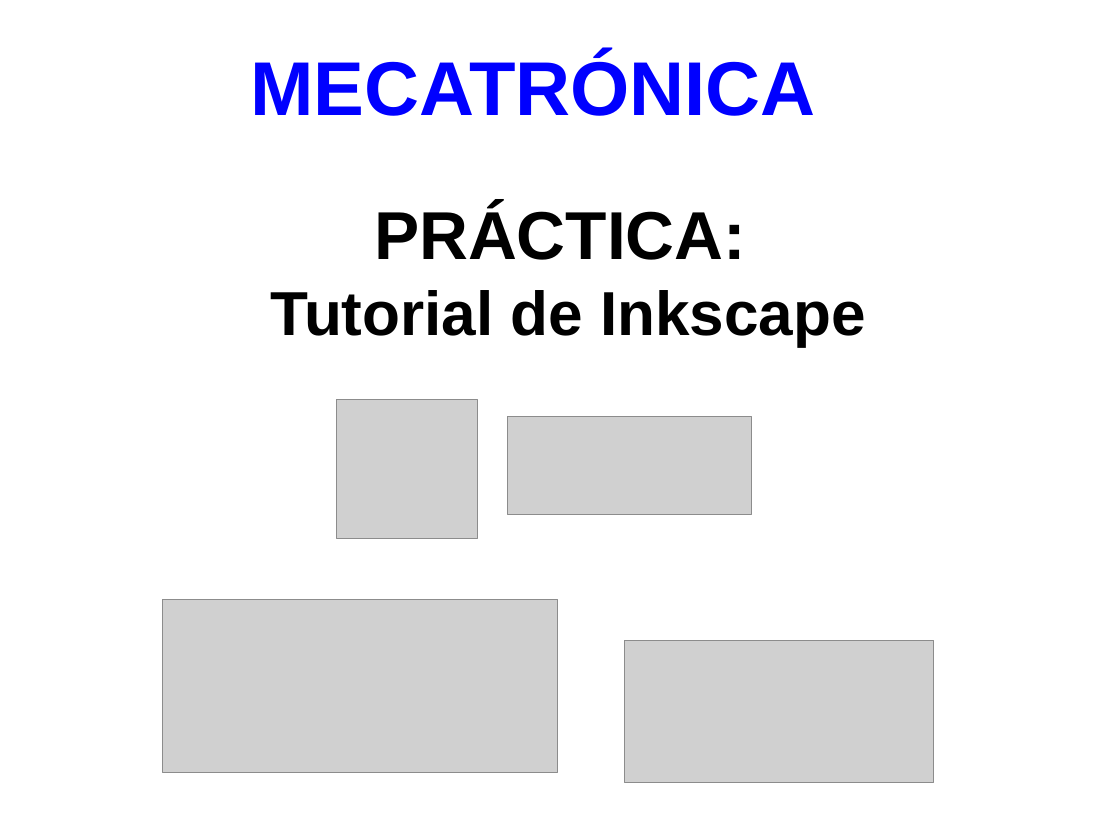
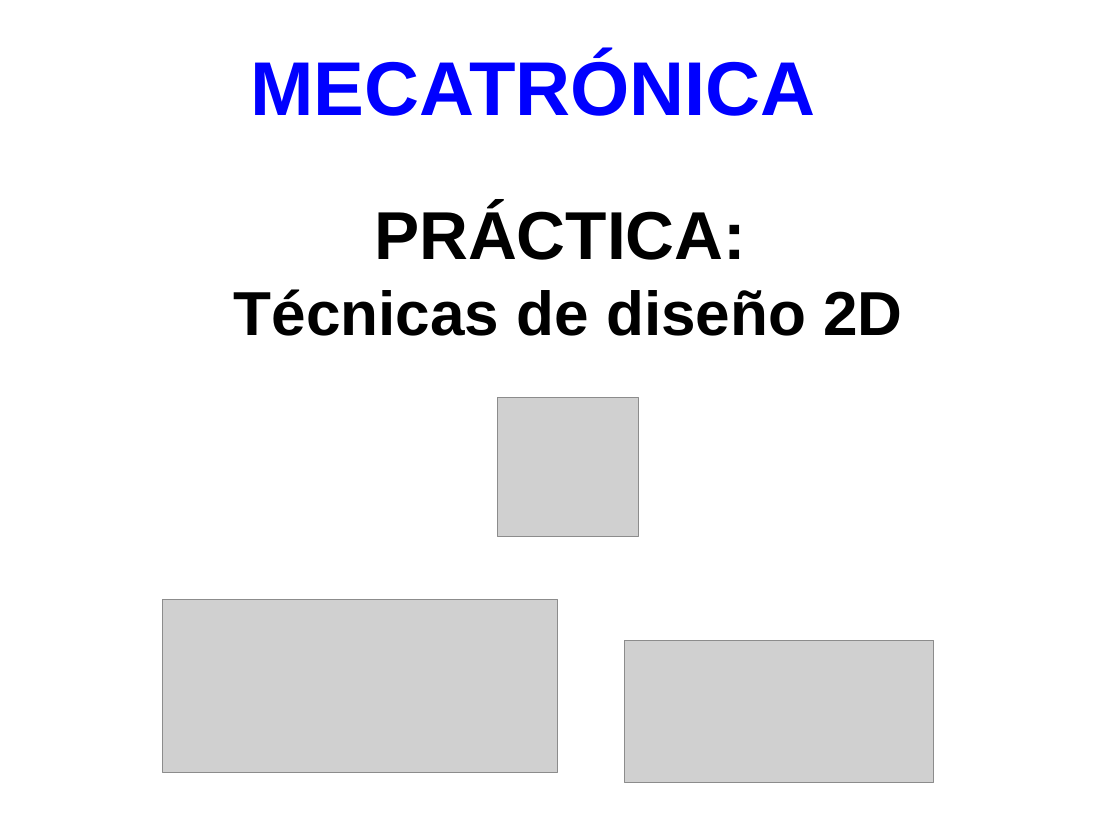
Before and after one commit to myTeachingURJC/Mecatronica, a slide deck: slide 1 of wiki/L2-bis/Portada/Portada2.odp. Drawn at 1120x840 pixels with LibreOffice and Linux fonts; fonts in the diff are those of the drawing; grey boxes stand for pictures. Boxes give left, top, right and bottom in pixels: in the first picture for what was removed or moved away, otherwise in the second. Text is boxed around its words. In the diff, an @@ line names an element or a change of style, - is before the commit and + after.

```diff
--- a/wiki/L2-bis/Portada/Portada2.odp
+++ b/wiki/L2-bis/Portada/Portada2.odp
@@ title at [234, 205, 902, 336]: text changed @@
-PRÁCTICA:
-Tutorial de Inkscape
+PRÁCTICA:
+Técnicas de diseño 2D
@@ picture: place and size @@
-picture at [336, 399, 477, 539]
+picture at [498, 397, 638, 537]
@@ picture removed at [508, 417, 752, 514] @@
```
Also in this commit, not shown: 2 other files.
